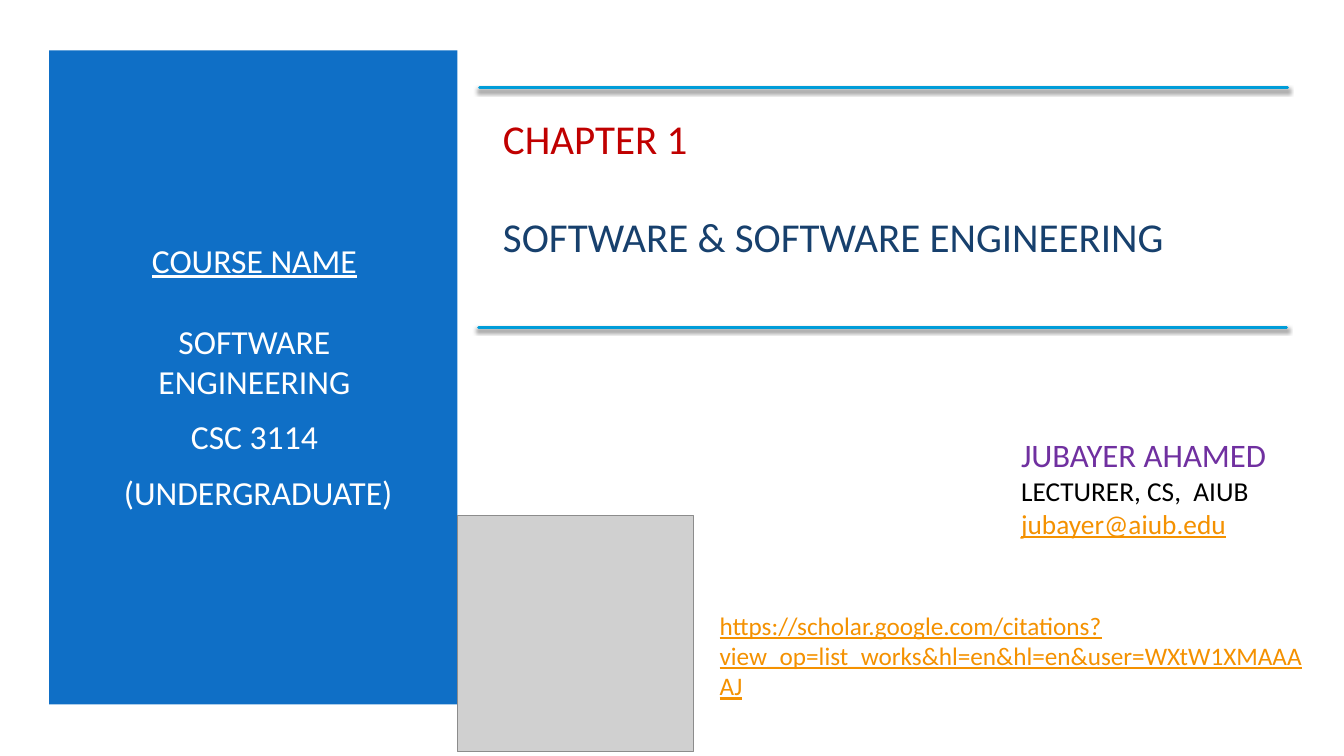
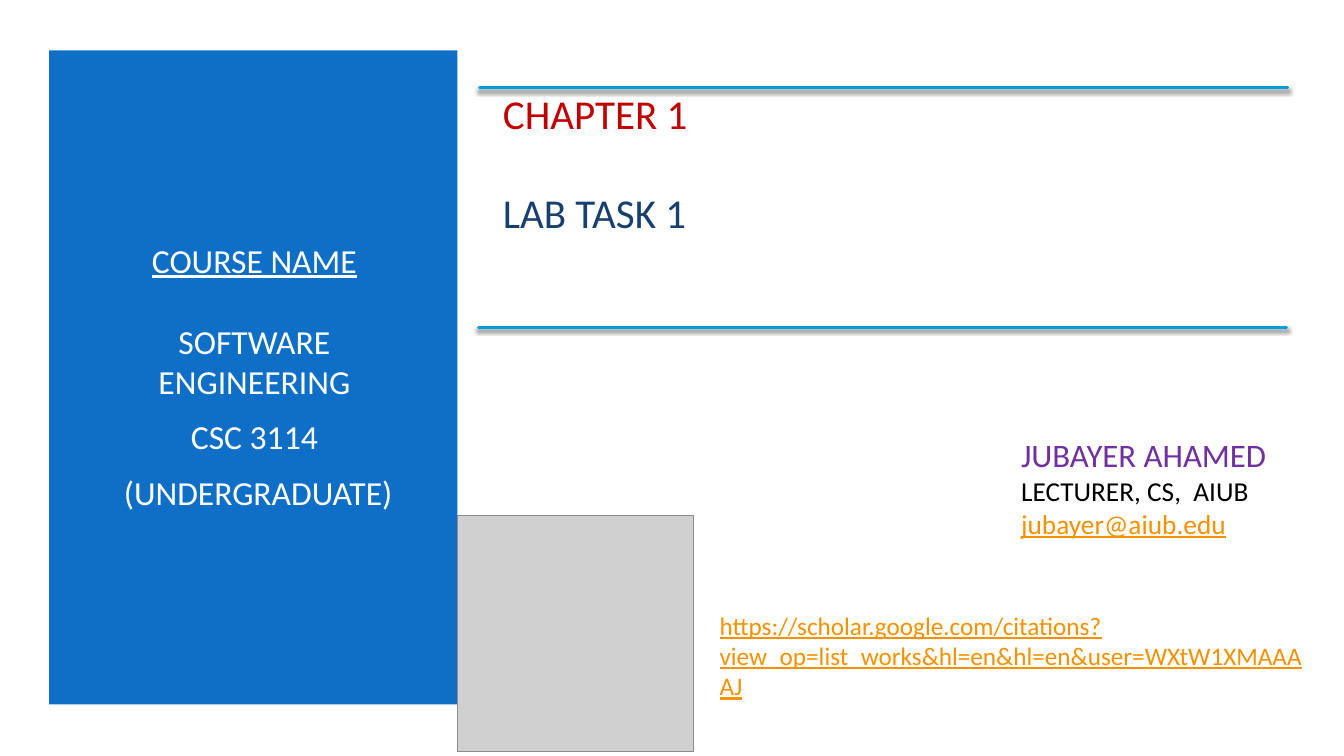
Before and after one commit to borshon56/LabTask1, a slide deck: slide 1 of SE - L01 - Software and Software Engineering_updated.pptx. Drawn at 1344x756 pixels with LibreOffice and Linux fonts; fonts in the diff are those of the drawing; grey boxes stand for pictures. Boxes give left, top, right and bottom in pixels: in the first picture for what was removed or moved away, otherwise in the second. Text is boxed around its words. In the diff, an @@ line names an element or a change of style, - is before the commit and + after.

Commit message:
LAb TaSK 1

```diff
--- a/SE - L01 - Software and Software Engineering_updated.pptx
+++ b/SE - L01 - Software and Software Engineering_updated.pptx
@@ text at (x1=503, y1=102, x2=688, y2=229): text changed; text colour #17406D to #C00000 @@
-CHAPTER 1
-SOFTWARE & SOFTWARE ENGINEERING
+CHAPTER 1
+LAB TASK 1
```
Also in this commit, not shown: 8 slides removed.
